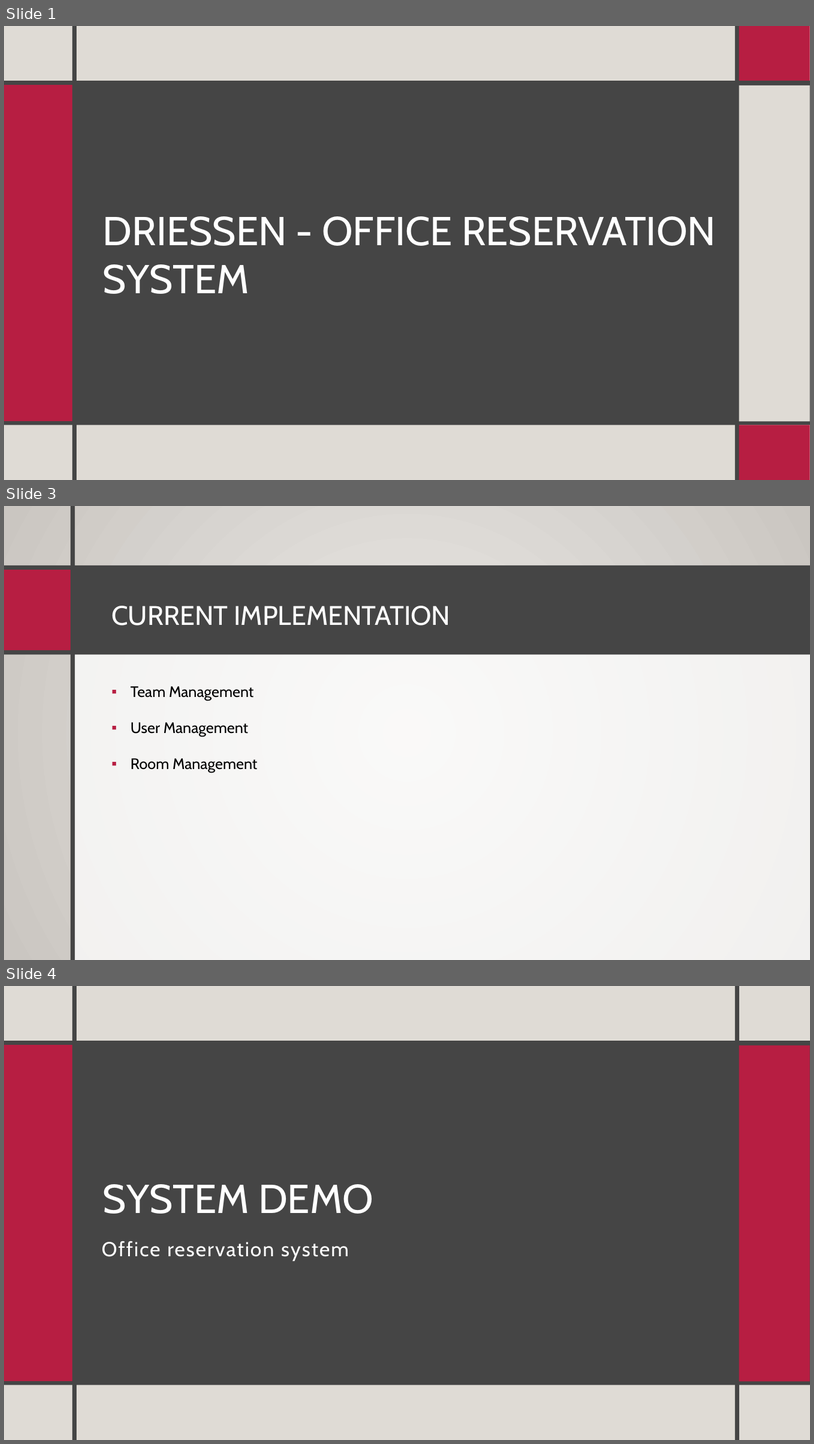
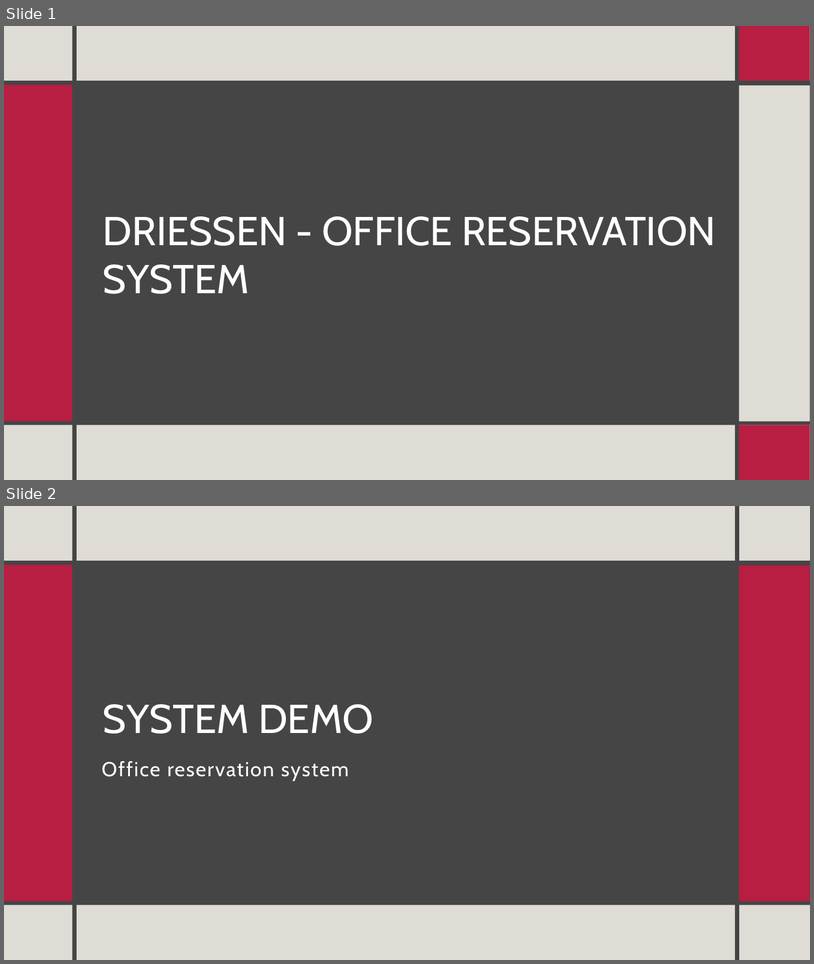
Before and after one commit to LeHoangNhatMinh14/office-reservation-system, a slide deck: documentation/powerpoint/driessen-sprint-c-slides.pptx. Shown one above the other, each under a label of ours: slides 1, 3 and 4 before the commit, slides 1 and 2 after it; the slides between them are not shown. The pictures are 814x1444 and 814x964 pixels, drawn with LibreOffice and Linux fonts; fonts in the diff are those of the drawing; background and template pictures are left out. Boxes give left, top, right and bottom in pixels: in the first picture for what was removed or moved away, otherwise in the second. Text is boxed around its words. In the diff, an @@ line names an element or a change of style, - is before the commit and + after.

```diff
--- a/documentation/powerpoint/driessen-sprint-c-slides.pptx
+++ b/documentation/powerpoint/driessen-sprint-c-slides.pptx
@@ slide 3 removed at bbox=[4, 506, 810, 960], background gradient #ECEAE7 to #CAC7C1 @@
@@ rectangle removed at bbox=[4, 506, 810, 960] @@
@@ rectangle removed at bbox=[71, 507, 75, 960] @@
@@ rectangle removed at bbox=[4, 565, 810, 654] @@
@@ rectangle removed at bbox=[4, 570, 71, 650] @@
@@ title removed at bbox=[111, 606, 451, 625] @@
-CURRENT IMPLEMENTATION
@@ rectangle removed at bbox=[4, 640, 810, 912] @@
@@ rectangle removed at bbox=[73, 647, 810, 960] @@
@@ text removed at bbox=[131, 686, 257, 772] @@
-▪ Team Management
-▪ User Management
-▪ Room Management
@@ line removed from (4, 912) to (810, 912) @@
@@ what was slide 4 is now slide 2 @@
```
Also in this commit, not shown: 1 slide changed, 1 other slide removed, 2 other files.
